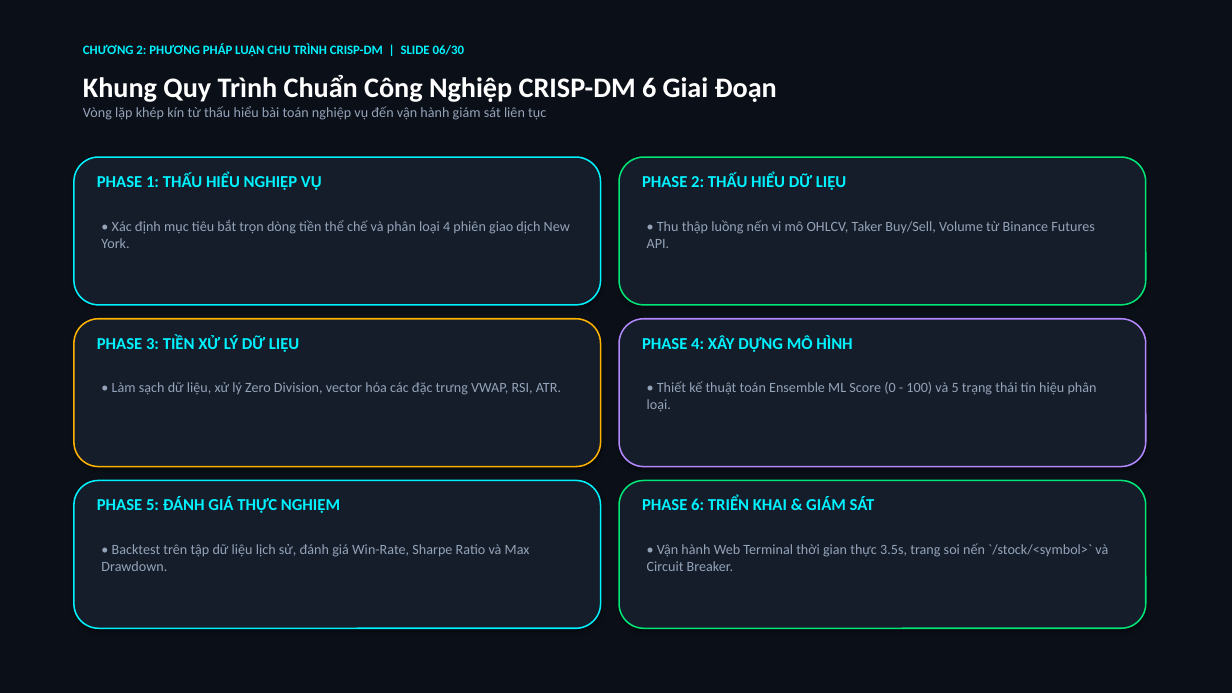
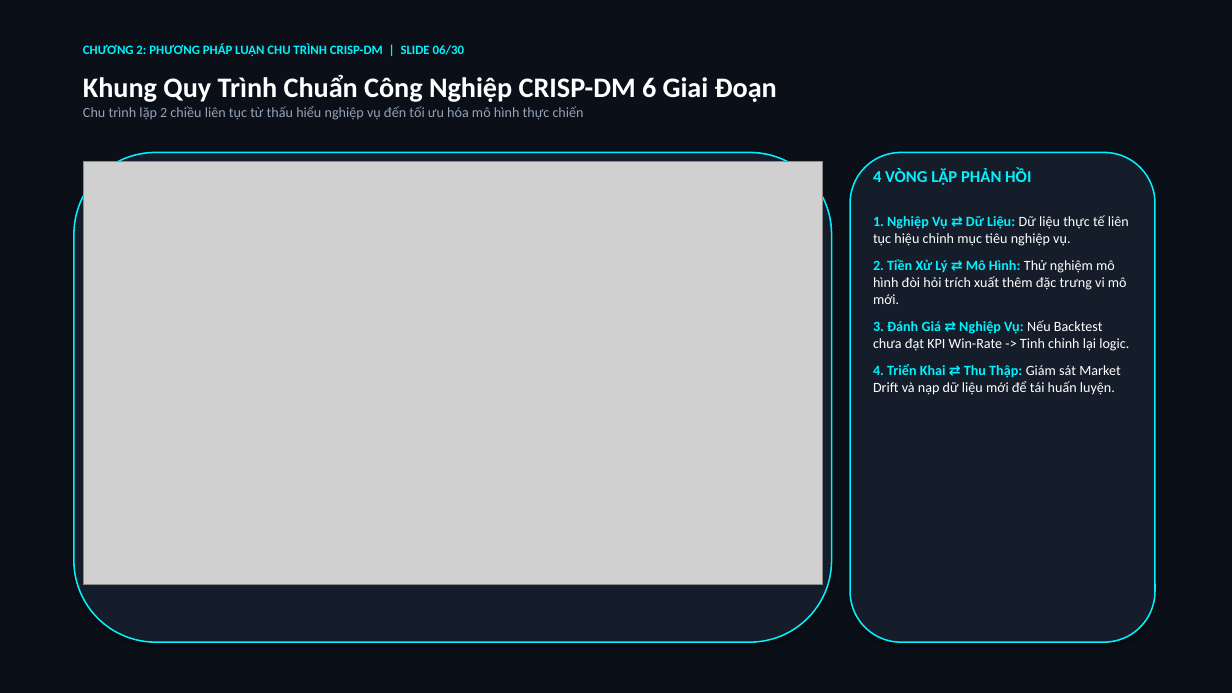
Before and after one commit to sinhnguyen1411/us-stock-machine-learning-scanners, a slide deck: slide 6 of final_project_us_stock_30_slides.pptx. Drawn at 1232x693 pixels with LibreOffice and Linux fonts; fonts in the diff are those of the drawing; grey boxes stand for pictures. Boxes give left, top, right and bottom in pixels: in the first picture for what was removed or moved away, otherwise in the second. Text is boxed around its words. In the diff, an @@ line names an element or a change of style, - is before the commit and + after.

Commit message:
fix(slides): replace Slide 6 with official 2-way iterative CRISP-DM diagram and 4 continuous feedback loops

```diff
--- a/final_project_us_stock_30_slides.pptx
+++ b/final_project_us_stock_30_slides.pptx
@@ text at bbox=[83, 106, 584, 120]: text changed @@
-Vòng lặp khép kín từ thấu hiểu bài toán nghiệp vụ đến vận hành giám sát liên tục
+Chu trình lặp 2 chiều liên tục từ thấu hiểu nghiệp vụ đến tối ưu hóa mô hình thực chiến
@@ rounded rectangle: place and size @@
-rounded rectangle at bbox=[74, 157, 601, 305]
+rounded rectangle at bbox=[74, 152, 832, 642]
@@ picture added at bbox=[83, 162, 823, 585] @@
@@ text removed at bbox=[97, 174, 322, 190] @@
-PHASE 1: THẤU HIỂU NGHIỆP VỤ
@@ rounded rectangle removed at bbox=[619, 157, 1146, 305] @@
@@ text removed at bbox=[642, 174, 846, 190] @@
-PHASE 2: THẤU HIỂU DỮ LIỆU
@@ rounded rectangle added at bbox=[850, 152, 1155, 642], fill #151D2A, outline #00F2FE 1.2 pt @@
@@ text added at bbox=[873, 169, 1031, 185], 13 pt, text #00F2FE, bold @@
+4 VÒNG LẶP PHẢN HỒI
@@ text removed at bbox=[101, 220, 570, 248] @@
-• Xác định mục tiêu bắt trọn dòng tiền thể chế và phân loại 4 phiên giao dịch New York.
@@ text removed at bbox=[647, 220, 1094, 248] @@
-• Thu thập luồng nến vi mô OHLCV, Taker Buy/Sell, Volume từ Binance Futures API.
@@ text added at bbox=[873, 215, 1129, 395], 11 pt, text #FFFFFF @@
+1. Nghiệp Vụ ⇄ Dữ Liệu: Dữ liệu thực tế liên tục hiệu chỉnh mục tiêu nghiệp vụ.
+2. Tiền Xử Lý ⇄ Mô Hình: Thử nghiệm mô hình đòi hỏi trích xuất thêm đặc trưng vi mô mới.
+3. Đánh Giá ⇄ Nghiệp Vụ: Nếu Backtest chưa đạt KPI Win-Rate -> Tinh chỉnh lại logic.
+4. Triển Khai ⇄ Thu Thập: Giám sát Market Drift và nạp dữ liệu mới để tái huấn luyện.
@@ rounded rectangle removed at bbox=[74, 319, 601, 467] @@
@@ rounded rectangle removed at bbox=[619, 319, 1146, 467] @@
@@ text removed at bbox=[97, 335, 299, 352] @@
-PHASE 3: TIỀN XỬ LÝ DỮ LIỆU
@@ text removed at bbox=[642, 335, 852, 352] @@
-PHASE 4: XÂY DỰNG MÔ HÌNH
@@ text removed at bbox=[112, 382, 561, 395] @@
-• Làm sạch dữ liệu, xử lý Zero Division, vector hóa các đặc trưng VWAP, RSI, ATR.
@@ text removed at bbox=[647, 381, 1097, 412] @@
-• Thiết kế thuật toán Ensemble ML Score (0 - 100) và 5 trạng thái tín hiệu phân loại.
@@ rounded rectangle removed at bbox=[74, 481, 601, 628] @@
@@ text removed at bbox=[97, 497, 340, 513] @@
-PHASE 5: ĐÁNH GIÁ THỰC NGHIỆM
@@ rounded rectangle removed at bbox=[619, 481, 1146, 628] @@
@@ text removed at bbox=[642, 497, 875, 510] @@
-PHASE 6: TRIỂN KHAI & GIÁM SÁT
@@ text removed at bbox=[101, 544, 530, 571] @@
-• Backtest trên tập dữ liệu lịch sử, đánh giá Win-Rate, Sharpe Ratio và Max Drawdown.
@@ text removed at bbox=[647, 543, 1108, 571] @@
-• Vận hành Web Terminal thời gian thực 3.5s, trang soi nến `/stock/<symbol>` và Circuit Breaker.
```
Also in this commit, not shown: 3 other files.
